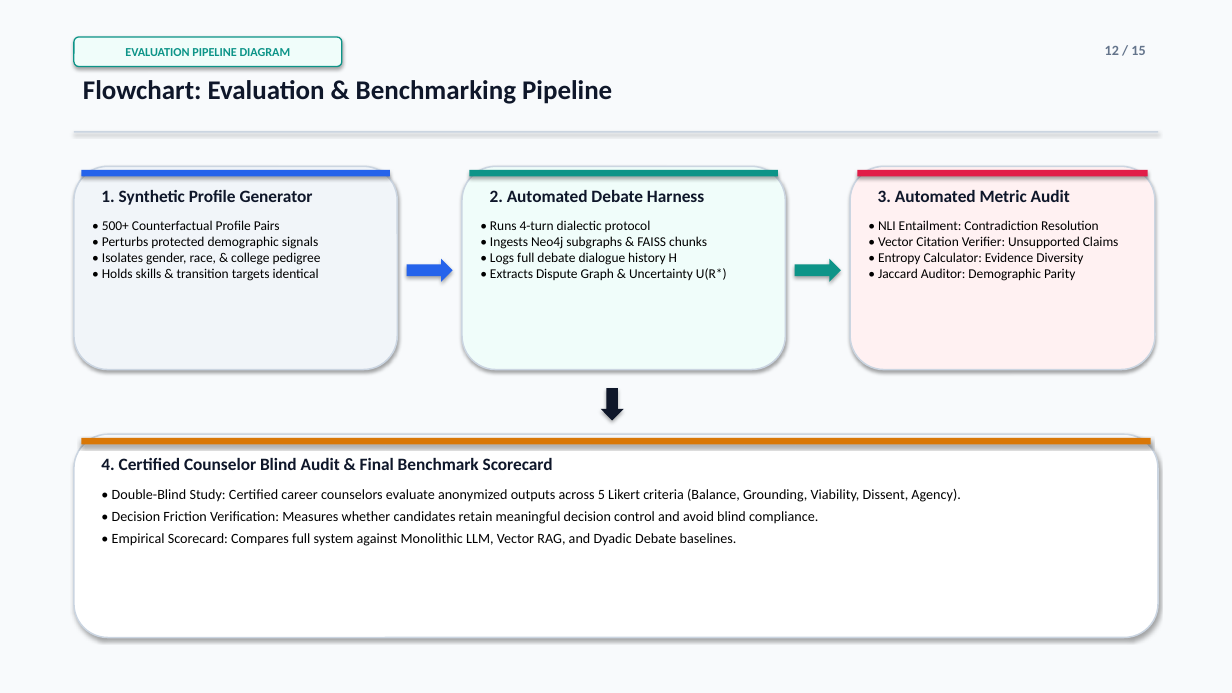
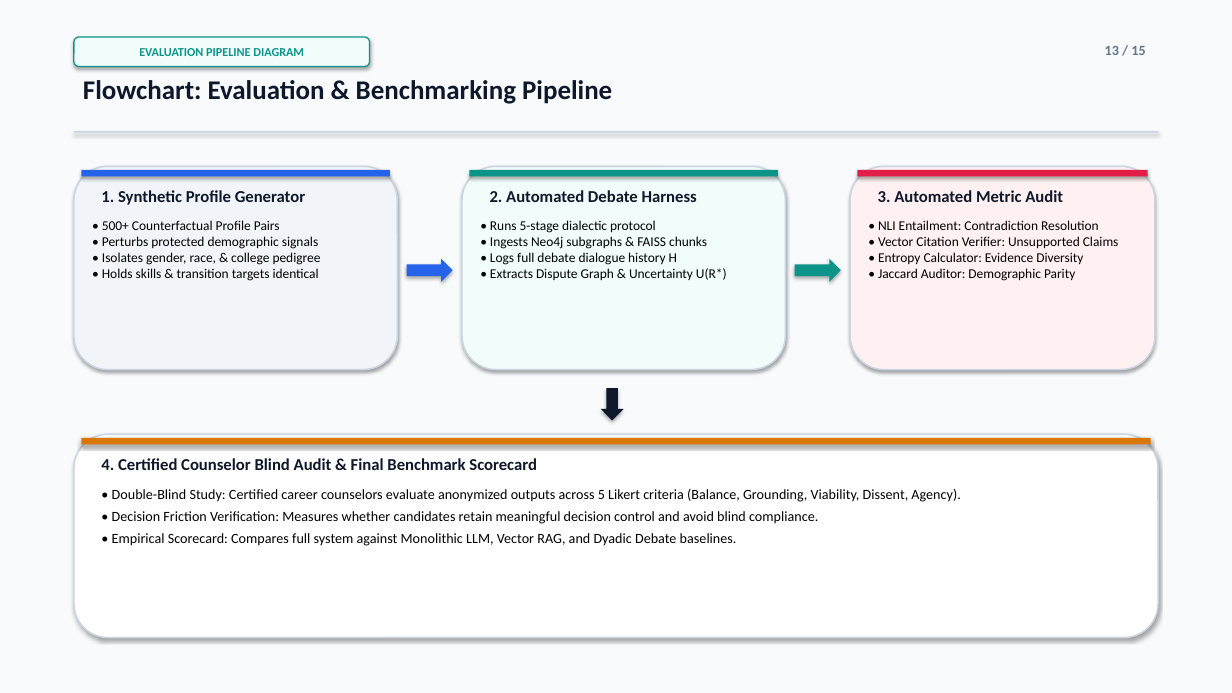
Before and after one commit to parth2024-tech/rai-project, a slide deck: slide 13 of Final_Presentation.pptx (slide 12 before the commit). Drawn at 1232x693 pixels with LibreOffice and Linux fonts; fonts in the diff are those of the drawing. Boxes give left, top, right and bottom in pixels: in the first picture for what was removed or moved away, otherwise in the second. Text is boxed around its words. In the diff, an @@ line names an element or a change of style, - is before the commit and + after.

Commit message:
feat: synchronize personas, 5-stage debate loop, and flowcharts in Final_Presentation.pptx

```diff
--- a/Final_Presentation.pptx
+++ b/Final_Presentation.pptx
@@ rounded rectangle "EVALUATION PIPELINE DIAGRAM": place and size @@
-rounded rectangle "EVALUATION PIPELINE DIAGRAM" at (74,37,342,67)
+rounded rectangle "EVALUATION PIPELINE DIAGRAM" at (74,37,370,67)
@@ text at (490,220,727,280): text changed @@
-• Runs 4-turn dialectic protocol
-• Ingests Neo4j subgraphs & FAISS chunks
-• Logs full debate dialogue history H
-• Extracts Dispute Graph & Uncertainty U(R*)
+• Runs 5-stage dialectic protocol
+• Ingests Neo4j subgraphs & FAISS chunks
+• Logs full debate dialogue history H
+• Extracts Dispute Graph & Uncertainty U(R*)
@@ size 13.5 to 13 pt in 4 elements at (101,190,305,205), (490,190,697,202), (878,190,1063,202), (101,458,537,470) @@
```
Also in this commit, not shown: 11 other slides changed, 3 slides added, 3 slides removed, 4 other files.
